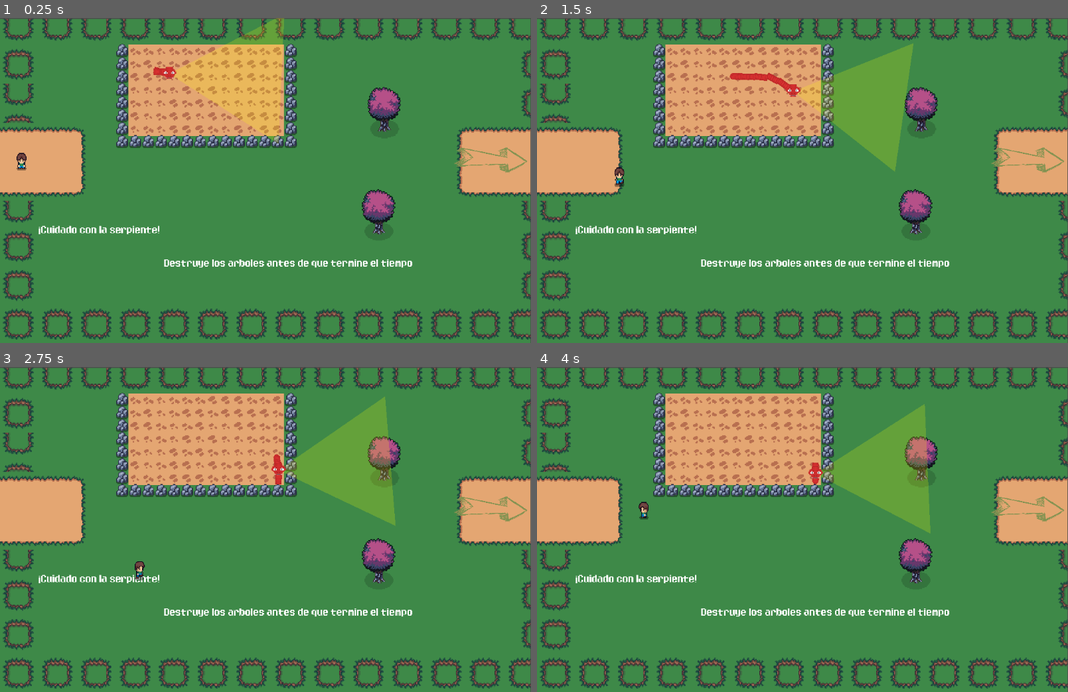
Above: before the commit, frames 1-4 (two rows, left to right).
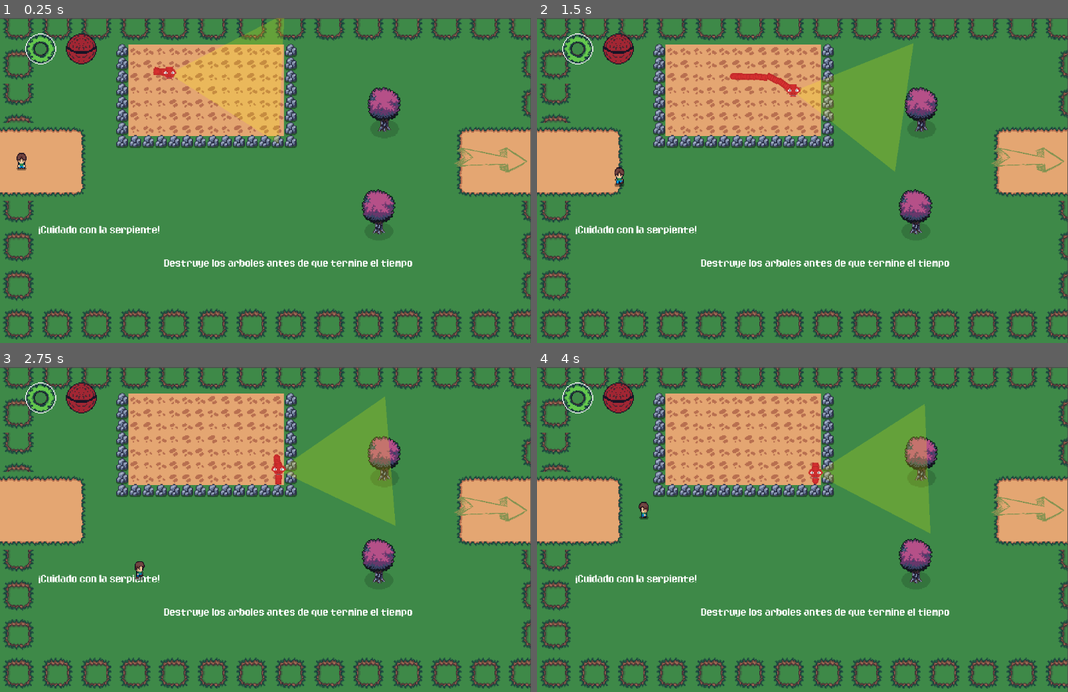
Above: after the commit, the same moments.

Repository: tomas2305/lumbersnake
Game: Godot game, scene res://tutorials/tutorial_2.tscn
Same seed, same stepped clock (60 frames per second), same inputs: the game is played once before the commit and once after it. This scene is started directly instead of the project's main scene.
Inputs (mouse positions are in pixels of both pictures, inside the frame that each line leads up to):
- Up to frame 1 (0.25 s): no input
- Up to frame 2 (1.5 s): tap Enter at 0.5 s; move the mouse to (919, 164) at 0.52 s; hold Right (right) 0.53-1.28 s; hold Space (hit) 0.53-1.28 s; click (919, 164) at 0.67 s; move the mouse to (696, 196) at 1.27 s; hold Down (down) from 1.28 s (still down); tap Space (hit) at 1.35 s
- Up to frame 3 (2.75 s): move the mouse to (318, 458) at 2.02 s; release Down (down) at 2.03 s; hold Right (right) from 2.03 s (still down); hold Space (hit) from 2.03 s (still down)
- Up to frame 4 (4 s): move the mouse to (775, 594) at 2.77 s; release Right (right) at 2.78 s; release Space (hit) at 2.78 s; hold Up (up) 2.78-3.53 s; tap Space (hit) at 2.85 s; click (775, 594) at 2.92 s; move the mouse to (961, 578) at 3.52 s; hold Left (left) from 3.53 s (still down); hold Space (hit) from 3.53 s (still down)

The runs differ from the first frame. In frame 1, 0.8% of the frame differs, in the area x 4-19%, y 4-15%; in frame 2, 0.8%; in frame 3, 0.8%; in frame 4, 0.8%.

Commit message:
Add tree feedback

Diff:
--- a/game.tscn
+++ b/game.tscn
@@ -17,12 +17,7 @@
 [ext_resource type="PackedScene" uid="uid://b38e16u4df4j2" path="res://trees/base_tree.tscn" id="13_vaj68"]
 [ext_resource type="PackedScene" uid="uid://d3d6m1v37rsag" path="res://menus/pause.tscn" id="16_e8heu"]
 [ext_resource type="Texture2D" uid="uid://c7bofi0b22c6u" path="res://assets/arrow.png" id="17_e8heu"]
-[ext_resource type="Texture2D" uid="uid://dj3jo5bw8q7y4" path="res://assets/Menu/time_circle.png" id="18_boyg6"]
-[ext_resource type="Script" uid="uid://blssc8wmxi1sb" path="res://menus/game_hud.gd" id="18_qhcbd"]
-[ext_resource type="Texture2D" uid="uid://bu84jboyldyog" path="res://assets/Menu/time_circle_cursed.png" id="19_e36ub"]
-[ext_resource type="Texture2D" uid="uid://mj10for8maar" path="res://assets/Enemies/snake-eye-alert..png" id="20_x5p1p"]
-[ext_resource type="Texture2D" uid="uid://bqw0ud74yum7h" path="res://assets/Enemies/snake-eye-idle.png" id="21_qhcbd"]
-[ext_resource type="Texture2D" uid="uid://ck385ph7vogp0" path="res://assets/Enemies/snake-eye-searching.png" id="22_f1jbl"]
+[ext_resource type="PackedScene" uid="uid://b28305gqwv13b" path="res://menus/game_hud.tscn" id="18_rvswv"]
 
 [sub_resource type="TileMapPattern" id="TileMapPattern_ycdy4"]
 tile_data = PackedInt32Array(0, 12, 1, 1, 131084, 1)
@@ -351,122 +346,6 @@
 [sub_resource type="RectangleShape2D" id="RectangleShape2D_e8heu"]
 size = Vector2(20, 50)
 
-[sub_resource type="AtlasTexture" id="AtlasTexture_36jdj"]
-atlas = ExtResource("22_f1jbl")
-region = Rect2(0, 0, 32, 32)
-
-[sub_resource type="AtlasTexture" id="AtlasTexture_xfvwf"]
-atlas = ExtResource("22_f1jbl")
-region = Rect2(32, 0, 32, 32)
-
-[sub_resource type="AtlasTexture" id="AtlasTexture_dhpj7"]
-atlas = ExtResource("22_f1jbl")
-region = Rect2(64, 0, 32, 32)
-
-[sub_resource type="AtlasTexture" id="AtlasTexture_7knny"]
-atlas = ExtResource("22_f1jbl")
-region = Rect2(96, 0, 32, 32)
-
-[sub_resource type="AtlasTexture" id="AtlasTexture_082n1"]
-atlas = ExtResource("22_f1jbl")
-region = Rect2(128, 0, 32, 32)
-
-[sub_resource type="AtlasTexture" id="AtlasTexture_xex6t"]
-atlas = ExtResource("22_f1jbl")
-region = Rect2(160, 0, 32, 32)
-
-[sub_resource type="AtlasTexture" id="AtlasTexture_aa0lp"]
-atlas = ExtResource("22_f1jbl")
-region = Rect2(192, 0, 32, 32)
-
-[sub_resource type="AtlasTexture" id="AtlasTexture_iu0sx"]
-atlas = ExtResource("22_f1jbl")
-region = Rect2(224, 0, 32, 32)
-
-[sub_resource type="AtlasTexture" id="AtlasTexture_4v2jo"]
-atlas = ExtResource("22_f1jbl")
-region = Rect2(256, 0, 32, 32)
-
-[sub_resource type="AtlasTexture" id="AtlasTexture_vaj68"]
-atlas = ExtResource("20_x5p1p")
-region = Rect2(0, 0, 32, 32)
-
-[sub_resource type="AtlasTexture" id="AtlasTexture_i2p71"]
-atlas = ExtResource("20_x5p1p")
-region = Rect2(32, 0, 32, 32)
-
-[sub_resource type="AtlasTexture" id="AtlasTexture_xa8c5"]
-atlas = ExtResource("20_x5p1p")
-region = Rect2(64, 0, 32, 32)
-
-[sub_resource type="AtlasTexture" id="AtlasTexture_5b14r"]
-atlas = ExtResource("20_x5p1p")
-region = Rect2(96, 0, 32, 32)
-
-[sub_resource type="AtlasTexture" id="AtlasTexture_bnpwn"]
-atlas = ExtResource("21_qhcbd")
-region = Rect2(0, 0, 32, 32)
-
-[sub_resource type="SpriteFrames" id="SpriteFrames_l1i01"]
-animations = [{
-"frames": [{
-"duration": 5.0,
-"texture": SubResource("AtlasTexture_36jdj")
-}, {
-"duration": 1.0,
-"texture": SubResource("AtlasTexture_xfvwf")
-}, {
-"duration": 3.0,
-"texture": SubResource("AtlasTexture_dhpj7")
-}, {
-"duration": 1.0,
-"texture": SubResource("AtlasTexture_7knny")
-}, {
-"duration": 5.0,
-"texture": SubResource("AtlasTexture_082n1")
-}, {
-"duration": 1.0,
-"texture": SubResource("AtlasTexture_xex6t")
-}, {
-"duration": 3.0,
-"texture": SubResource("AtlasTexture_aa0lp")
-}, {
-"duration": 1.0,
-"texture": SubResource("AtlasTexture_iu0sx")
-}, {
-"duration": 1.0,
-"texture": SubResource("AtlasTexture_4v2jo")
-}],
-"loop": true,
-"name": &"alert",
-"speed": 10.0
-}, {
-"frames": [{
-"duration": 1.0,
-"texture": SubResource("AtlasTexture_vaj68")
-}, {
-"duration": 1.0,
-"texture": SubResource("AtlasTexture_i2p71")
-}, {
-"duration": 1.0,
-"texture": SubResource("AtlasTexture_xa8c5")
-}, {
-"duration": 1.0,
-"texture": SubResource("AtlasTexture_5b14r")
-}],
-"loop": true,
-"name": &"chase",
-"speed": 30.0
-}, {
-"frames": [{
-"duration": 1.0,
-"texture": SubResource("AtlasTexture_bnpwn")
-}],
-"loop": true,
-"name": &"idle",
-"speed": 5.0
-}]
-
 [node name="Game" type="Node"]
 script = ExtResource("1_215e1")
 game_over_scene = ExtResource("2_80cx4")
@@ -552,38 +431,9 @@
 position = Vector2(0, 94)
 shape = SubResource("RectangleShape2D_e8heu")
 
-[node name="HUDLayer" type="CanvasLayer" parent="."]
-scale = Vector2(0.5, 0.5)
-transform = Transform2D(0.5, 0, 0, 0.5, 0, 0)
-script = ExtResource("18_qhcbd")
-
-[node name="HUD" type="Control" parent="HUDLayer"]
-layout_mode = 3
-anchors_preset = 0
-offset_left = 16.0
-offset_top = 13.0
-offset_right = 16.0
-offset_bottom = 13.0
-
-[node name="CurseBar" type="TextureProgressBar" parent="HUDLayer/HUD"]
-layout_mode = 0
-offset_left = 10.0
-offset_top = 3.0
-offset_right = 42.0
-offset_bottom = 35.0
-max_value = 60.0
-fill_mode = 4
-texture_under = ExtResource("18_boyg6")
-texture_progress = ExtResource("19_e36ub")
-
-[node name="EnemyStateHUD" type="AnimatedSprite2D" parent="HUDLayer/HUD"]
-position = Vector2(68, 19)
-sprite_frames = SubResource("SpriteFrames_l1i01")
-animation = &"alert"
-autoplay = "idle"
+[node name="HUDLayer" parent="." instance=ExtResource("18_rvswv")]
 
 [connection signal="chased" from="Player" to="." method="_on_player_chased"]
-[connection signal="state_changed" from="Enemy" to="." method="_on_enemy_state_changed"]
 [connection signal="state_changed" from="Enemy" to="HUDLayer" method="_on_enemy_state_changed"]
 [connection signal="timeout" from="Timer" to="." method="_on_timer_timeout"]
 [connection signal="body_entered" from="WinArea" to="." method="_on_win_area_body_entered"]
--- /dev/null
+++ b/menus/game_hud.tscn
@@ -0,0 +1,154 @@
+[gd_scene load_steps=22 format=3 uid="uid://b28305gqwv13b"]
+
+[ext_resource type="Script" uid="uid://blssc8wmxi1sb" path="res://menus/game_hud.gd" id="1_2s4jt"]
+[ext_resource type="Texture2D" uid="uid://dj3jo5bw8q7y4" path="res://assets/Menu/time_circle.png" id="2_r8ccr"]
+[ext_resource type="Texture2D" uid="uid://bu84jboyldyog" path="res://assets/Menu/time_circle_cursed.png" id="3_ld3gc"]
+[ext_resource type="Texture2D" uid="uid://ck385ph7vogp0" path="res://assets/Enemies/snake-eye-searching.png" id="4_nc3pq"]
+[ext_resource type="Texture2D" uid="uid://mj10for8maar" path="res://assets/Enemies/snake-eye-alert..png" id="5_gvyqo"]
+[ext_resource type="Texture2D" uid="uid://bqw0ud74yum7h" path="res://assets/Enemies/snake-eye-idle.png" id="6_71jtt"]
+
+[sub_resource type="AtlasTexture" id="AtlasTexture_36jdj"]
+atlas = ExtResource("4_nc3pq")
+region = Rect2(0, 0, 32, 32)
+
+[sub_resource type="AtlasTexture" id="AtlasTexture_xfvwf"]
+atlas = ExtResource("4_nc3pq")
+region = Rect2(32, 0, 32, 32)
+
+[sub_resource type="AtlasTexture" id="AtlasTexture_dhpj7"]
+atlas = ExtResource("4_nc3pq")
+region = Rect2(64, 0, 32, 32)
+
+[sub_resource type="AtlasTexture" id="AtlasTexture_7knny"]
+atlas = ExtResource("4_nc3pq")
+region = Rect2(96, 0, 32, 32)
+
+[sub_resource type="AtlasTexture" id="AtlasTexture_082n1"]
+atlas = ExtResource("4_nc3pq")
+region = Rect2(128, 0, 32, 32)
+
+[sub_resource type="AtlasTexture" id="AtlasTexture_xex6t"]
+atlas = ExtResource("4_nc3pq")
+region = Rect2(160, 0, 32, 32)
+
+[sub_resource type="AtlasTexture" id="AtlasTexture_aa0lp"]
+atlas = ExtResource("4_nc3pq")
+region = Rect2(192, 0, 32, 32)
+
+[sub_resource type="AtlasTexture" id="AtlasTexture_iu0sx"]
+atlas = ExtResource("4_nc3pq")
+region = Rect2(224, 0, 32, 32)
+
+[sub_resource type="AtlasTexture" id="AtlasTexture_4v2jo"]
+atlas = ExtResource("4_nc3pq")
+region = Rect2(256, 0, 32, 32)
+
+[sub_resource type="AtlasTexture" id="AtlasTexture_vaj68"]
+atlas = ExtResource("5_gvyqo")
+region = Rect2(0, 0, 32, 32)
+
+[sub_resource type="AtlasTexture" id="AtlasTexture_i2p71"]
+atlas = ExtResource("5_gvyqo")
+region = Rect2(32, 0, 32, 32)
+
+[sub_resource type="AtlasTexture" id="AtlasTexture_xa8c5"]
+atlas = ExtResource("5_gvyqo")
+region = Rect2(64, 0, 32, 32)
+
+[sub_resource type="AtlasTexture" id="AtlasTexture_5b14r"]
+atlas = ExtResource("5_gvyqo")
+region = Rect2(96, 0, 32, 32)
+
+[sub_resource type="AtlasTexture" id="AtlasTexture_bnpwn"]
+atlas = ExtResource("6_71jtt")
+region = Rect2(0, 0, 32, 32)
+
+[sub_resource type="SpriteFrames" id="SpriteFrames_l1i01"]
+animations = [{
+"frames": [{
+"duration": 5.0,
+"texture": SubResource("AtlasTexture_36jdj")
+}, {
+"duration": 1.0,
+"texture": SubResource("AtlasTexture_xfvwf")
+}, {
+"duration": 3.0,
+"texture": SubResource("AtlasTexture_dhpj7")
+}, {
+"duration": 1.0,
+"texture": SubResource("AtlasTexture_7knny")
+}, {
+"duration": 5.0,
+"texture": SubResource("AtlasTexture_082n1")
+}, {
+"duration": 1.0,
+"texture": SubResource("AtlasTexture_xex6t")
+}, {
+"duration": 3.0,
+"texture": SubResource("AtlasTexture_aa0lp")
+}, {
+"duration": 1.0,
+"texture": SubResource("AtlasTexture_iu0sx")
+}, {
+"duration": 1.0,
+"texture": SubResource("AtlasTexture_4v2jo")
+}],
+"loop": true,
+"name": &"alert",
+"speed": 10.0
+}, {
+"frames": [{
+"duration": 1.0,
+"texture": SubResource("AtlasTexture_vaj68")
+}, {
+"duration": 1.0,
+"texture": SubResource("AtlasTexture_i2p71")
+}, {
+"duration": 1.0,
+"texture": SubResource("AtlasTexture_xa8c5")
+}, {
+"duration": 1.0,
+"texture": SubResource("AtlasTexture_5b14r")
+}],
+"loop": true,
+"name": &"chase",
+"speed": 30.0
+}, {
+"frames": [{
+"duration": 1.0,
+"texture": SubResource("AtlasTexture_bnpwn")
+}],
+"loop": true,
+"name": &"idle",
+"speed": 5.0
+}]
+
+[node name="HUDLayer" type="CanvasLayer"]
+scale = Vector2(0.5, 0.5)
+transform = Transform2D(0.5, 0, 0, 0.5, 0, 0)
+script = ExtResource("1_2s4jt")
+
+[node name="HUD" type="Control" parent="."]
+layout_mode = 3
+anchors_preset = 0
+offset_left = 16.0
+offset_top = 13.0
+offset_right = 16.0
+offset_bottom = 13.0
+
+[node name="CurseBar" type="TextureProgressBar" parent="HUD"]
+layout_mode = 0
+offset_left = 10.0
+offset_top = 3.0
+offset_right = 42.0
+offset_bottom = 35.0
+max_value = 60.0
+fill_mode = 4
+texture_under = ExtResource("2_r8ccr")
+texture_progress = ExtResource("3_ld3gc")
+
+[node name="EnemyStateHUD" type="AnimatedSprite2D" parent="HUD"]
+position = Vector2(68, 19)
+sprite_frames = SubResource("SpriteFrames_l1i01")
+animation = &"idle"
+autoplay = "idle"
--- a/trees/base_tree.gd
+++ b/trees/base_tree.gd
@@ -12,8 +12,10 @@
 var current_hits := 0
 var player_in_area := false
 var player_ref: Player = null
+@onready var animated_sprite_2d: AnimatedSprite2D = $AnimatedSprite2D
 
 func _ready() -> void:
+
 	required_hits = randi_range(min_hits, max_hits)
 	$ChopArea.body_entered.connect(_on_body_entered)
 	$ChopArea.body_exited.connect(_on_body_exited)
@@ -22,12 +24,14 @@
 	if body is Player:
 		player_in_area = true
 		player_ref = body
+		animated_sprite_2d.play("focus")
 		print("Jugador en el área del árbol")
 
 func _on_body_exited(body: Node) -> void:
 	if body is Player:
 		player_in_area = false
 		player_ref = null
+		animated_sprite_2d.play("default")
 
 func can_be_chopped(by: Player) -> bool:
 	return player_in_area and player_ref == by
--- a/trees/base_tree.tscn
+++ b/trees/base_tree.tscn
@@ -1,13 +1,22 @@
-[gd_scene load_steps=10 format=3 uid="uid://b38e16u4df4j2"]
+[gd_scene load_steps=13 format=3 uid="uid://b38e16u4df4j2"]
 
 [ext_resource type="Script" uid="uid://bfc38wvohoqp" path="res://trees/base_tree.gd" id="1_nnvrw"]
 [ext_resource type="Texture2D" uid="uid://wo3u4al0qce5" path="res://assets/Outdoor decoration/cursed tree.png" id="2_r65dl"]
+[ext_resource type="Texture2D" uid="uid://dhkpaxdgtfv2k" path="res://assets/Outdoor decoration/cursed_tree_focus.png" id="3_8uk1c"]
 [ext_resource type="AudioStream" uid="uid://ckxajb2sbbta2" path="res://assets/giant-fall-impact-352446.mp3" id="3_y7jcc"]
 [ext_resource type="AudioStream" uid="uid://cagn6a6lb3331" path="res://assets/hitting-stalactites-with-axe-212652.mp3" id="4_y4okj"]
 
 [sub_resource type="AtlasTexture" id="AtlasTexture_k0fvx"]
 atlas = ExtResource("2_r65dl")
 region = Rect2(0, 0, 64, 80)
+
+[sub_resource type="AtlasTexture" id="AtlasTexture_w0p8k"]
+atlas = ExtResource("3_8uk1c")
+region = Rect2(64, 0, 64, 80)
+
+[sub_resource type="AtlasTexture" id="AtlasTexture_1s62u"]
+atlas = ExtResource("3_8uk1c")
+region = Rect2(128, 0, 64, 80)
 
 [sub_resource type="SpriteFrames" id="SpriteFrames_nnvrw"]
 animations = [{
@@ -18,6 +27,17 @@
 "loop": true,
 "name": &"default",
 "speed": 5.0
+}, {
+"frames": [{
+"duration": 1.0,
+"texture": SubResource("AtlasTexture_w0p8k")
+}, {
+"duration": 1.0,
+"texture": SubResource("AtlasTexture_1s62u")
+}],
+"loop": true,
+"name": &"focus",
+"speed": 2.0
 }]
 
 [sub_resource type="RectangleShape2D" id="RectangleShape2D_r65dl"]
@@ -34,7 +54,8 @@
 
 [node name="AnimatedSprite2D" type="AnimatedSprite2D" parent="."]
 sprite_frames = SubResource("SpriteFrames_nnvrw")
-frame_progress = 0.342551
+autoplay = "default"
+frame_progress = 0.589086
 
 [node name="CollisionShape2D" type="CollisionShape2D" parent="."]
 position = Vector2(0, 15)
--- a/tutorials/tutorial_2.tscn
+++ b/tutorials/tutorial_2.tscn
@@ -10,6 +10,7 @@
 [ext_resource type="PackedScene" uid="uid://b6hh4rixs2dfv" path="res://player/player.tscn" id="7_e4dj3"]
 [ext_resource type="PackedScene" uid="uid://b38e16u4df4j2" path="res://trees/base_tree.tscn" id="8_80yv5"]
 [ext_resource type="PackedScene" uid="uid://butfrm6kcwkfv" path="res://enemy/enemy.tscn" id="10_euvwd"]
+[ext_resource type="PackedScene" uid="uid://b28305gqwv13b" path="res://menus/game_hud.tscn" id="11_euvwd"]
 
 [sub_resource type="NavigationPolygon" id="NavigationPolygon_oet7r"]
 
@@ -246,4 +247,7 @@
 position = Vector2(39, -46)
 player = NodePath("../Player")
 
+[node name="HUDLayer" parent="." instance=ExtResource("11_euvwd")]
+
 [connection signal="body_entered" from="LevelArea" to="." method="_on_level_area_body_entered"]
+[connection signal="state_changed" from="Enemy" to="HUDLayer" method="_on_enemy_state_changed"]
Binary file added: assets/Outdoor decoration/cursed_tree_focus.png
Not shown, added: assets/Outdoor decoration/cursed_tree_focus.png.import
Not shown: 1 places in game.tscn that only renumber resources
Not shown: 1 places in tutorials/tutorial_2.tscn that only renumber resources
